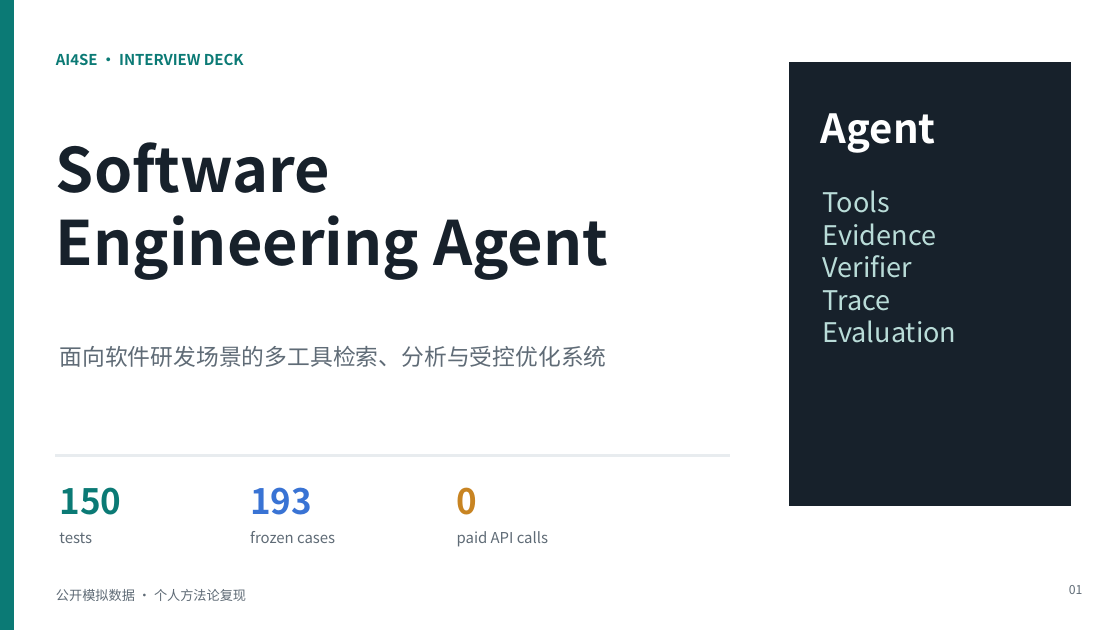
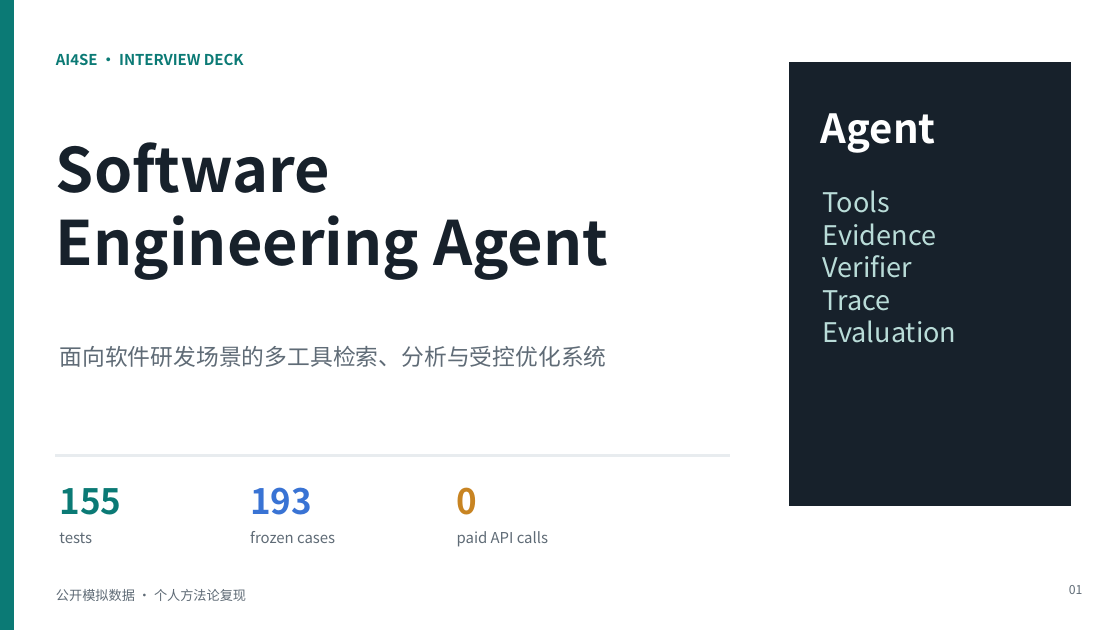
Before and after one commit to Isoldelu/software-engineering-agent, a slide deck: slide 1 of docs/Software-Agent-Interview-Deck.pptx. Drawn at 1120x630 pixels with LibreOffice and Linux fonts; fonts in the diff are those of the drawing. Boxes give left, top, right and bottom in pixels: in the first picture for what was removed or moved away, otherwise in the second. Text is boxed around its words. In the diff, an @@ line names an element or a change of style, - is before the commit and + after.

```diff
--- a/docs/Software-Agent-Interview-Deck.pptx
+++ b/docs/Software-Agent-Interview-Deck.pptx
@@ text at [59,488,121,515]: text changed @@
-150
+155
```
Also in this commit, not shown: 1 other slide changed, 17 other files.
